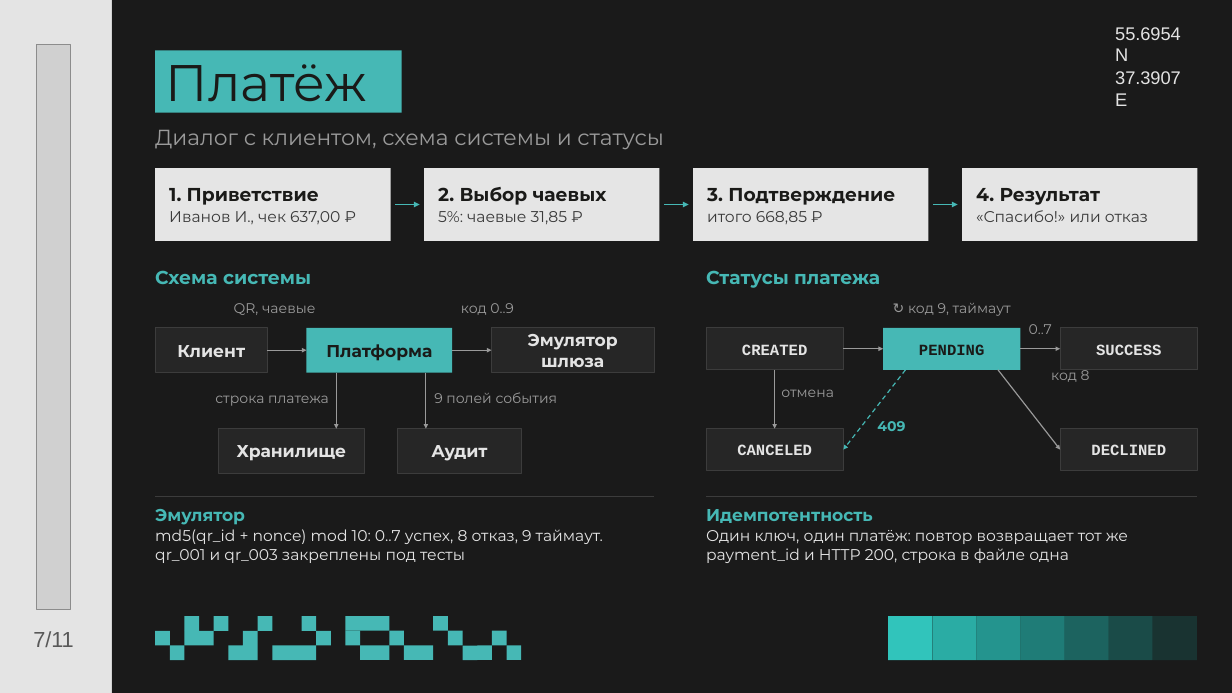
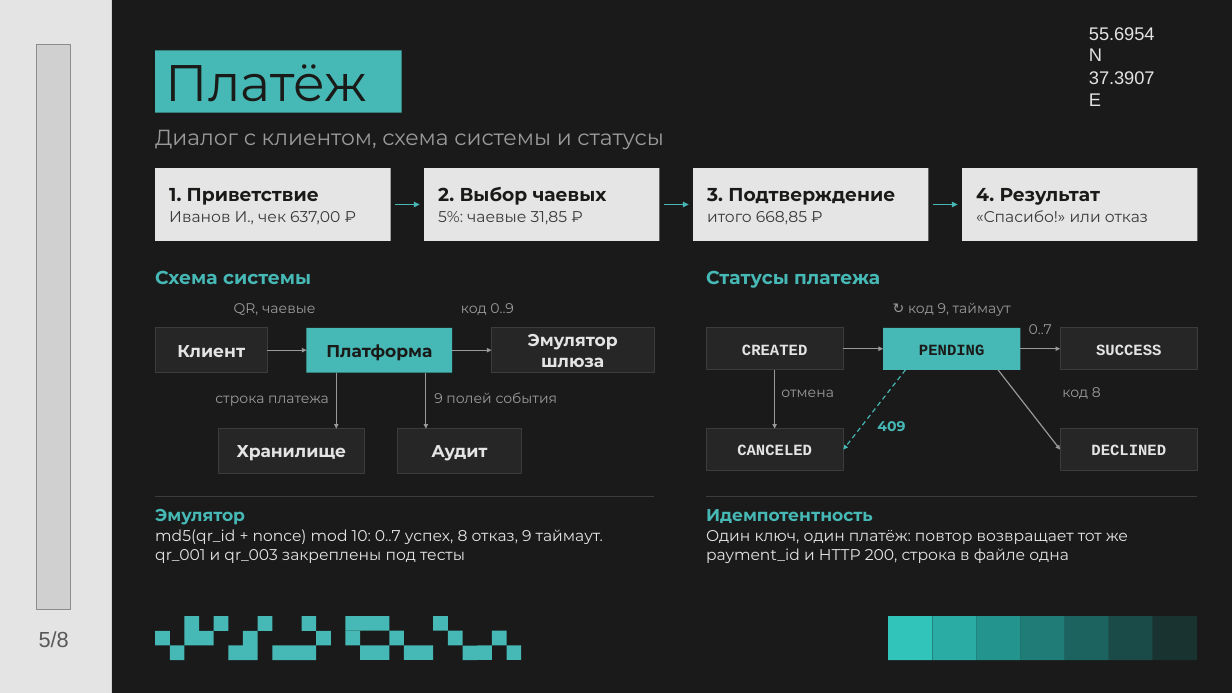
Before and after one commit to brokentwo/online-tips-case-3, a slide deck: slide 5 of презентация.pptx (slide 7 before the commit). Drawn at 1232x693 pixels with LibreOffice and Linux fonts; fonts in the diff are those of the drawing; grey boxes stand for pictures; background and template pictures are left out. Boxes give left, top, right and bottom in pixels: in the first picture for what was removed or moved away, otherwise in the second. Text is boxed around its words. In the diff, an @@ line names an element or a change of style, - is before the commit and + after.

```diff
--- a/презентация.pptx
+++ b/презентация.pptx
@@ text "55.6954 N": place and size @@
-text "55.6954 N" at bbox=[1115, 27, 1181, 106]
+text "55.6954 N" at bbox=[1089, 27, 1155, 106]
@@ text "код 8": place and size @@
-text "код 8" at bbox=[1051, 370, 1090, 382]
+text "код 8" at bbox=[1062, 387, 1101, 399]
@@ text at bbox=[39, 631, 69, 647]: text changed @@
-7/11
+5/8
```
Also in this commit, not shown: 7 other slides changed, 3 slides removed, 1 other file.
